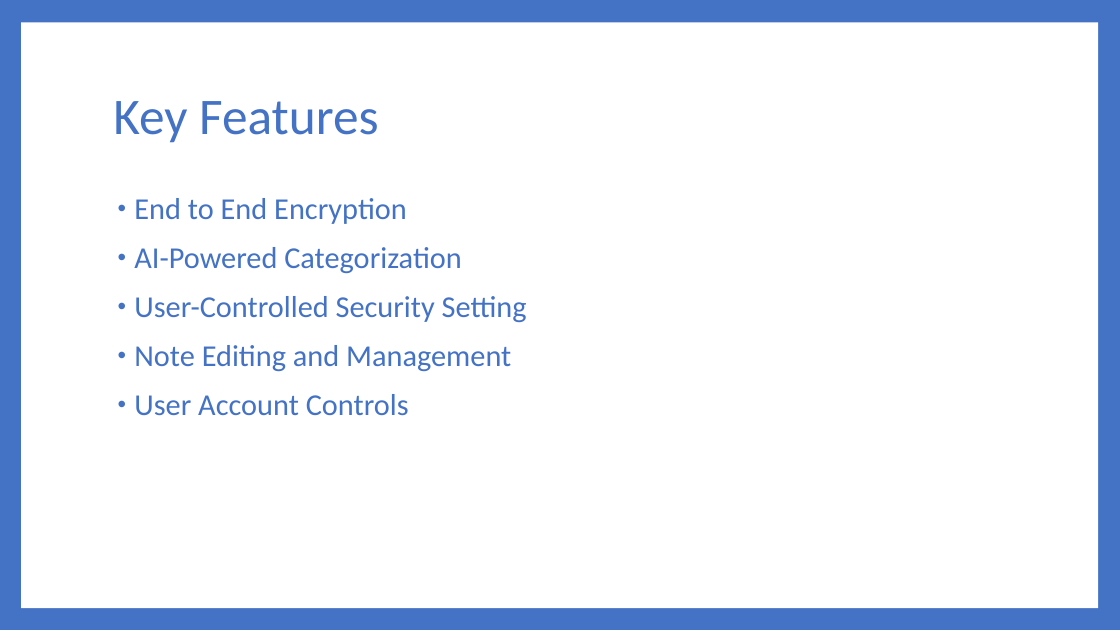
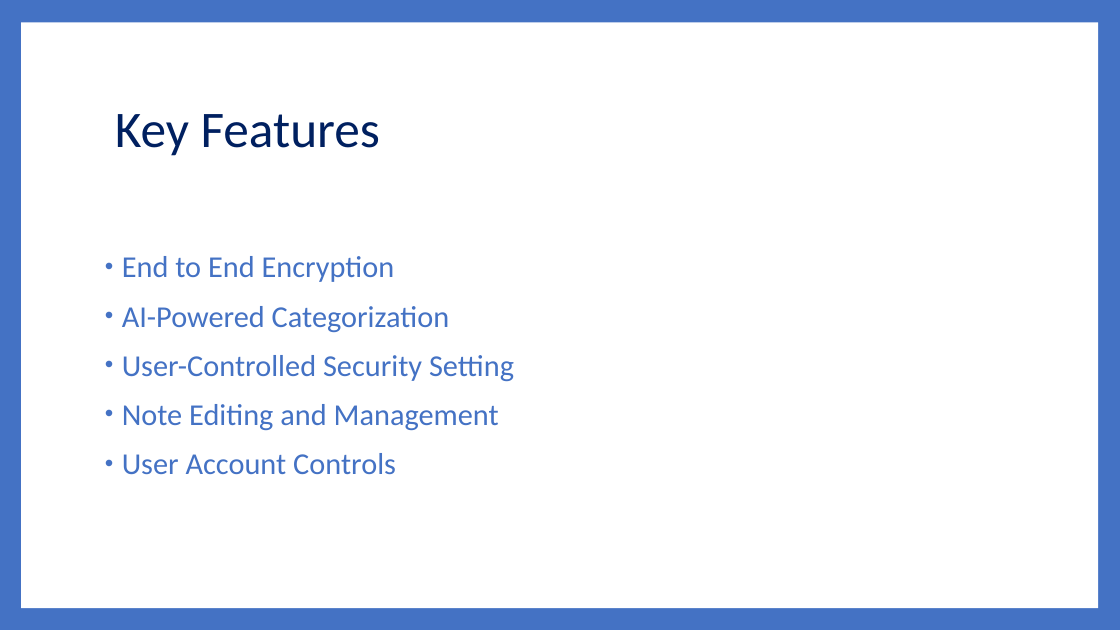
Before and after one commit to Dwaddle26/EncryptNotes, a slide deck: slide 4 of Phase 4 Documentation/Team_2_Presentation_4.pptx. Drawn at 1120x630 pixels with LibreOffice and Linux fonts; fonts in the diff are those of the drawing. Boxes give left, top, right and bottom in pixels: in the first picture for what was removed or moved away, otherwise in the second. Text is boxed around its words. In the diff, an @@ line names an element or a change of style, - is before the commit and + after.

```diff
--- a/Phase 4 Documentation/Team_2_Presentation_4.pptx
+++ b/Phase 4 Documentation/Team_2_Presentation_4.pptx
@@ title "Key Features": place and size @@
-title "Key Features" at [113,101,378,143]
+title "Key Features" at [115,114,380,156]
@@ title "Key Features" at [115,114,380,156]: text colour #4472C4 to #002060 @@
@@ text "End to End Encryption": place and size @@
-text "End to End Encryption" at [134,198,527,415]
+text "End to End Encryption" at [122,256,514,474]
@@ text "End to End Encryption" at [122,256,514,474]: vertical alignment top to bottom @@
```
Also in this commit, not shown: 5 other slides changed, 3 other files.
